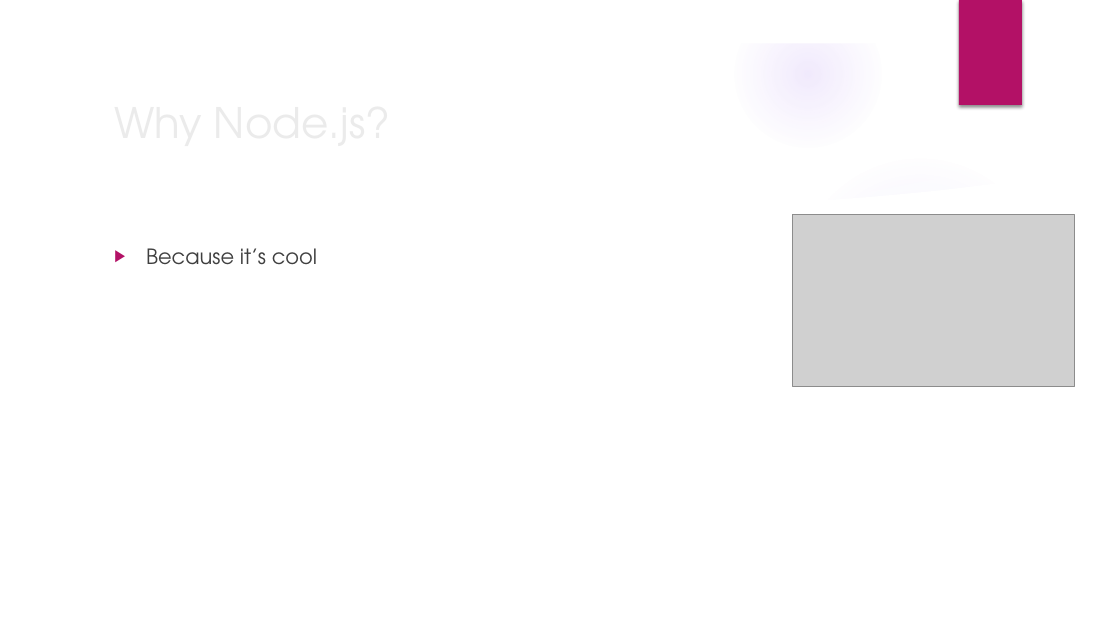
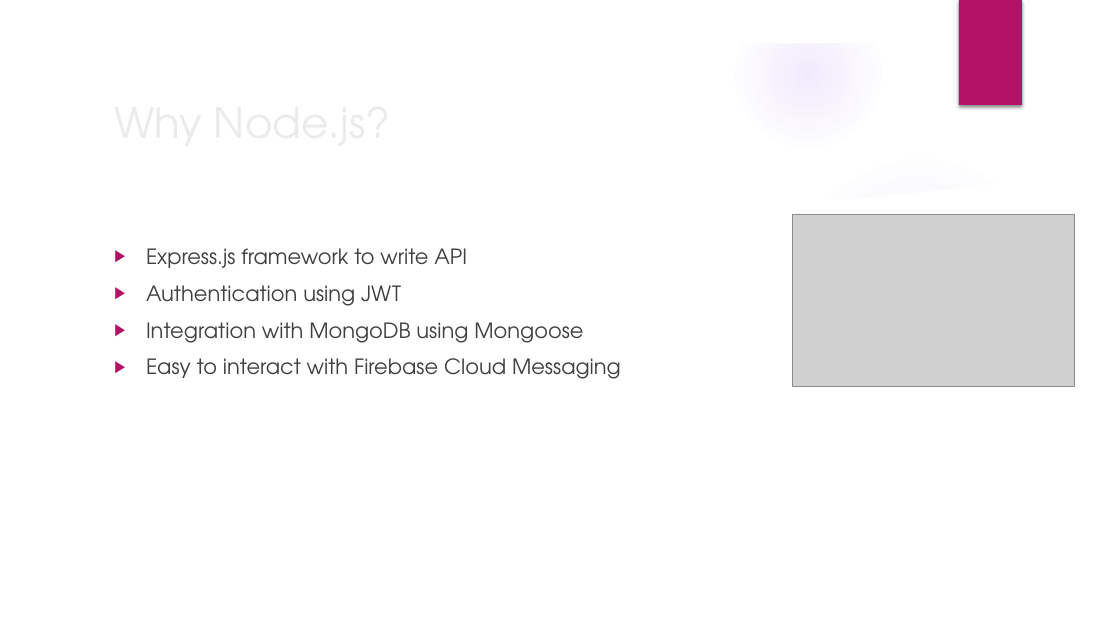
Before and after one commit to fedy97/Baddy-full-stack-app, a slide deck: slide 10 of documentation/Baddy_presentation.pptx. Drawn at 1120x630 pixels with LibreOffice and Linux fonts; fonts in the diff are those of the drawing; grey boxes stand for pictures; background and template pictures are left out. Boxes give left, top, right and bottom in pixels: in the first picture for what was removed or moved away, otherwise in the second. Text is boxed around its words. In the diff, an @@ line names an element or a change of style, - is before the commit and + after.

```diff
--- a/documentation/Baddy_presentation.pptx
+++ b/documentation/Baddy_presentation.pptx
@@ text at (x1=146, y1=248, x2=621, y2=379): text changed @@
-▶ Because it’s cool
+▶ Express.js framework to write API
+▶ Authentication using JWT
+▶ Integration with MongoDB using Mongoose
+▶ Easy to interact with Firebase Cloud Messaging
```
Also in this commit, not shown: 1 other slide changed.
